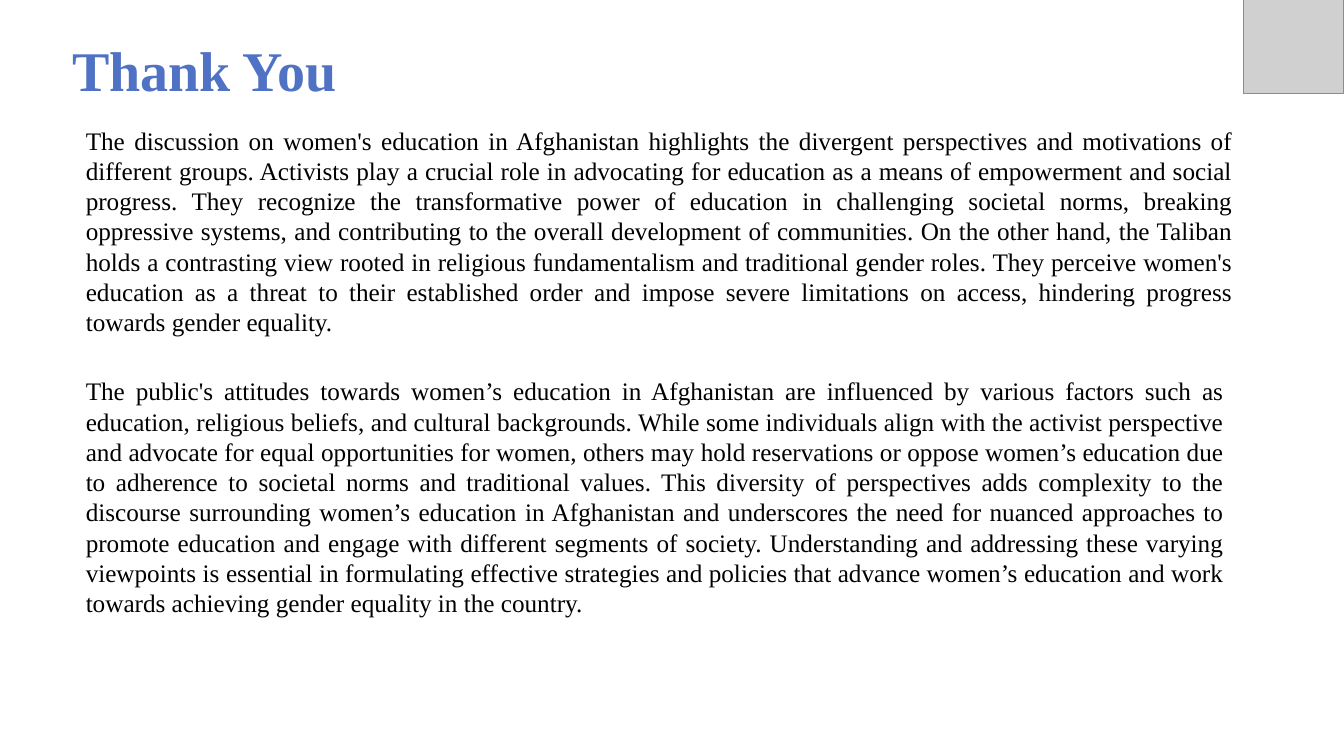
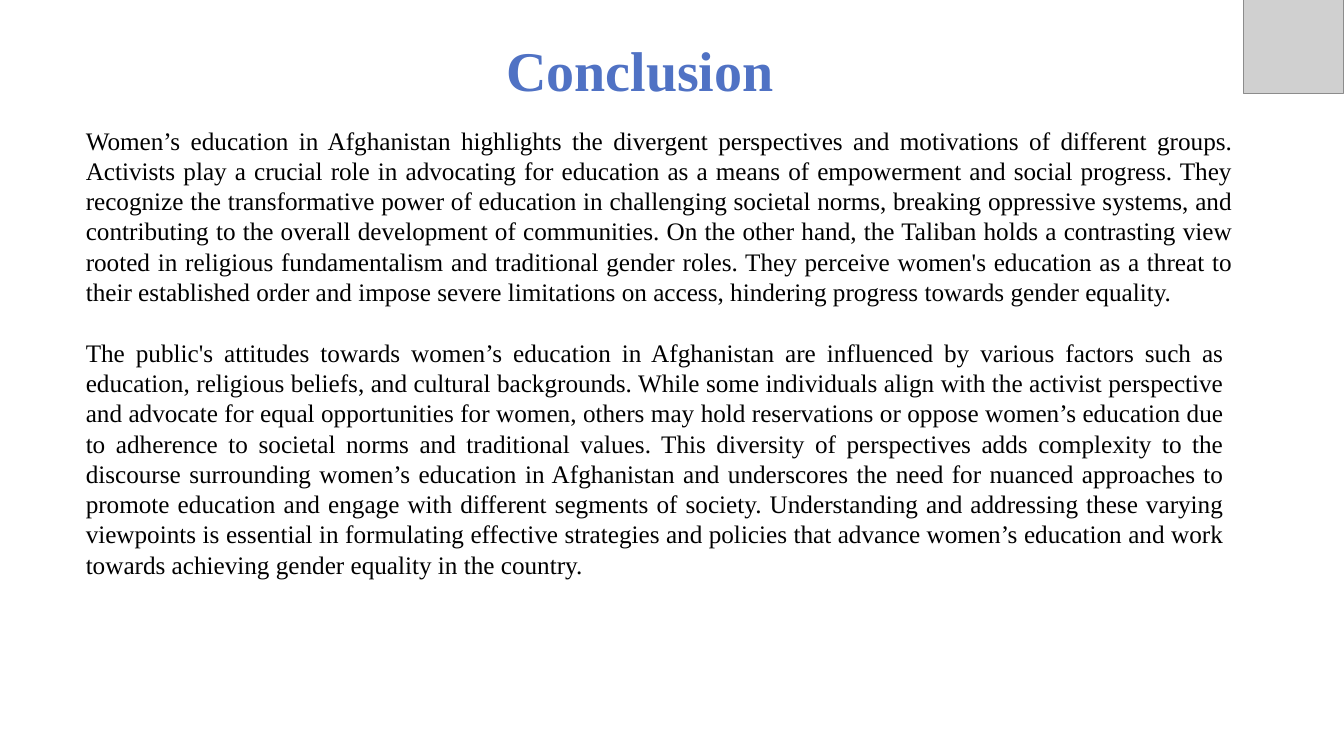
Before and after one commit to Saboor-Hamedi/Master-Thesis, a slide deck: slide 30 of thesis presentation/Thesis Presetation.pptx (slide 33 before the commit). Drawn at 1344x756 pixels with LibreOffice and Linux fonts; fonts in the diff are those of the drawing; grey boxes stand for pictures; background and template pictures are left out. Boxes give left, top, right and bottom in pixels: in the first picture for what was removed or moved away, otherwise in the second. Text is boxed around its words. In the diff, an @@ line names an element or a change of style, - is before the commit and + after.

```diff
--- a/thesis presentation/Thesis Presetation.pptx
+++ b/thesis presentation/Thesis Presetation.pptx
@@ text at bbox=[506, 52, 773, 92]: text changed @@
-Thank You
+Conclusion
@@ text at bbox=[86, 132, 1232, 307]: text changed @@
-The discussion on women's education in Afghanistan highlights the divergent perspectives and motivations of different groups. Activists play a crucial role in advocating for education as a means of empowerment and social progress. They recognize the transformative power of education in challenging societal norms, breaking oppressive systems, and contributing to the overall development of communities. On the other hand, the Taliban holds a contrasting view rooted in religious fundamentalism and traditional gender roles. They perceive women's education as a threat to their established order and impose severe limitations on access, hindering progress towards gender equality.
+Women’s education in Afghanistan highlights the divergent perspectives and motivations of different groups. Activists play a crucial role in advocating for education as a means of empowerment and social progress. They recognize the transformative power of education in challenging societal norms, breaking oppressive systems, and contributing to the overall development of communities. On the other hand, the Taliban holds a contrasting view rooted in religious fundamentalism and traditional gender roles. They perceive women's education as a threat to their established order and impose severe limitations on access, hindering progress towards gender equality.
@@ text "The public's attitudes towards women’s ...": place and size @@
-text "The public's attitudes towards women’s ..." at bbox=[86, 382, 1223, 618]
+text "The public's attitudes towards women’s ..." at bbox=[86, 344, 1223, 580]
```
Also in this commit, not shown: 15 other slides changed, 2 slides added, 4 slides removed.
